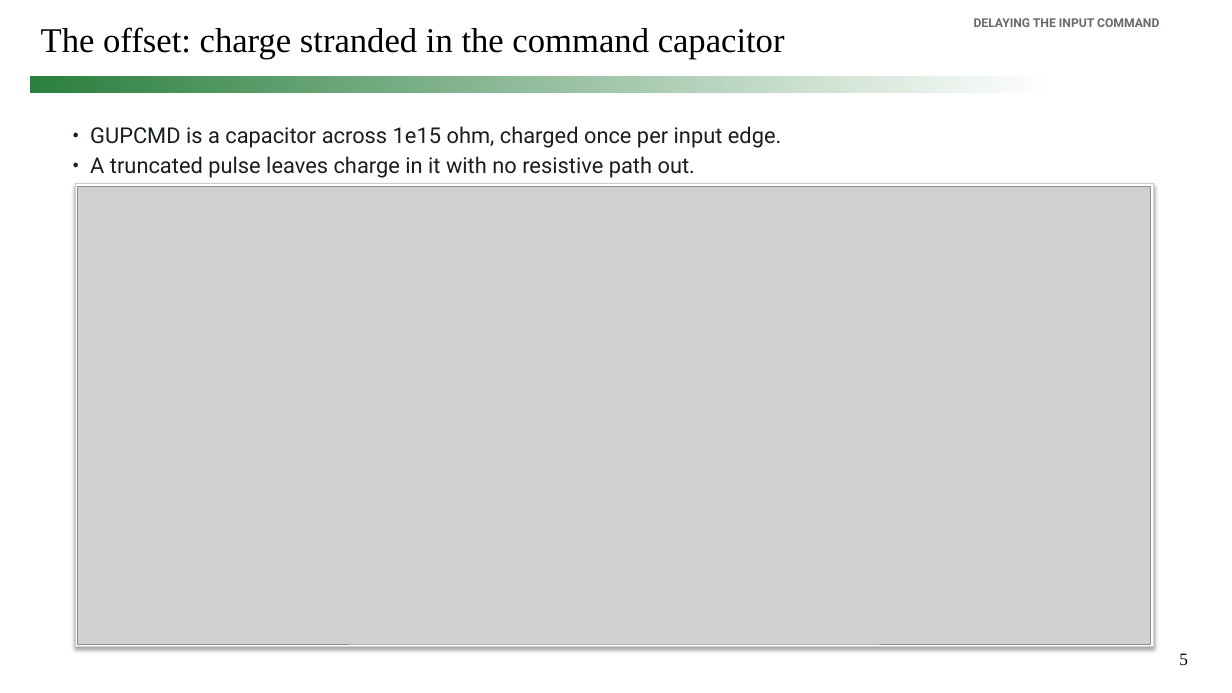
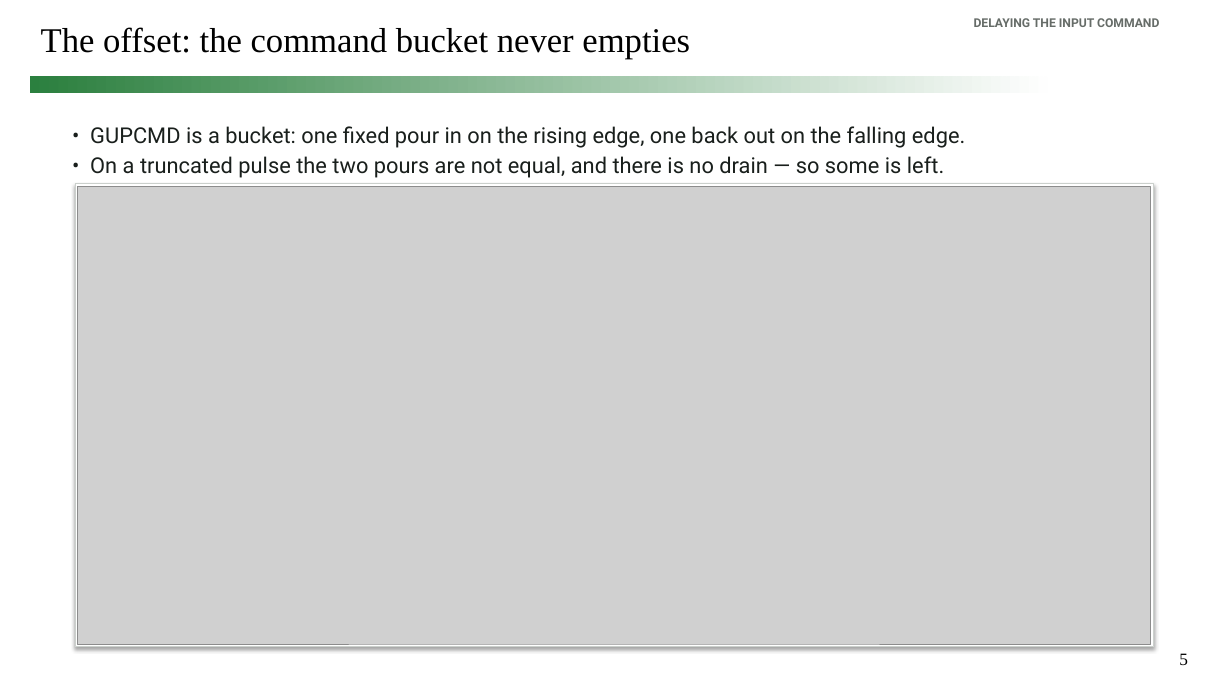
Before and after one commit to simon9721/ibis_comparison, a slide deck: slide 5 of results/meeting_deck_2026-09-04/ibis_pybis_status_2026-09-04.pptx. Drawn at 1232x693 pixels with LibreOffice and Linux fonts; fonts in the diff are those of the drawing; grey boxes stand for pictures. Boxes give left, top, right and bottom in pixels: in the first picture for what was removed or moved away, otherwise in the second. Text is boxed around its words. In the diff, an @@ line names an element or a change of style, - is before the commit and + after.

```diff
--- a/results/meeting_deck_2026-09-04/ibis_pybis_status_2026-09-04.pptx
+++ b/results/meeting_deck_2026-09-04/ibis_pybis_status_2026-09-04.pptx
@@ title at [41,27,690,58]: text changed @@
-The offset: charge stranded in the command capacitor
+The offset: the command bucket never empties
@@ text at [90,126,965,178]: text changed @@
-• GUPCMD is a capacitor across 1e15 ohm, charged once per input edge.
-• A truncated pulse leaves charge in it with no resistive path out.
+• GUPCMD is a bucket: one fixed pour in on the rising edge, one back out on the falling edge.
+• On a truncated pulse the two pours are not equal, and there is no drain — so some is left.
```
Also in this commit, not shown: 2 other slides changed, 2 slides added, 2 slides removed, 29 other files.
